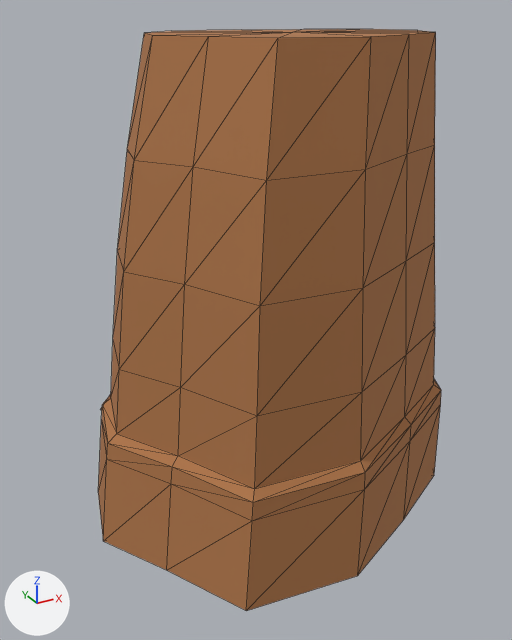
The FBX model RawAssets/Canyon/FBX/SM_CinderCanyon_Rock_A_LOD2.fbx: old version first, new version second.
Both versions are drawn from a camera (50 mm lens) standing at (-0.844, -1.405, 1.227) and looking at (-0.069, 0.004, 0.522). The axes (+X, +Y, +Z) are drawn at lower left. The lights are the same throughout. The first picture is the older version. Mesh edges are drawn as thin lines. Where no turn or scale is listed for an object, it has been applied to the vertices.

In view in the first picture: 'SM_CinderCanyon_Rock_A_LOD2'.
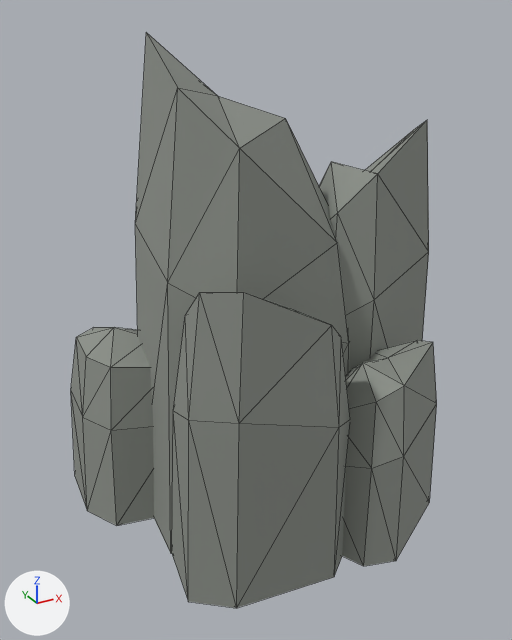
Pixel boxes [x1, y1, x2, y2] of what changed, in the pictures (512 x 640 px):
'SM_CinderCanyon_Rock_A_LOD2', recoloured, reshaped (7% wider)
    before: [98, 29, 441, 611]
    after: [71, 32, 437, 608]
part 1 of me_sm_cindercanyon_rock_a_lod2_mesh_001, rebuilt (37% narrower, 10% shorter)
    before: [98, 29, 441, 611]
    after: [135, 32, 350, 553]
part 2 of me_sm_cindercanyon_rock_a_lod2_mesh_001, added
    after: [319, 120, 429, 372]
part 3 of me_sm_cindercanyon_rock_a_lod2_mesh_001, added
    after: [172, 292, 350, 608]
part 4 of me_sm_cindercanyon_rock_a_lod2_mesh_001, added
    after: [342, 340, 437, 566]
part 5 of me_sm_cindercanyon_rock_a_lod2_mesh_001, added
    after: [71, 327, 154, 525]

What changed in the scene script:
```text
Change mat_m_cindercanyonrock:
    mat_m_cindercanyonrock.base_color: (0.43, 0.18, 0.065) -> (0.27, 0.29, 0.26)  # brown #af7648 -> grey #8e938b
Change me_sm_cindercanyon_rock_a_lod2_mesh_001:
    used by ob_sm_cindercanyon_rock_a_lod2; location = (0.0, 0.0, 0.0)
    remove me_sm_cindercanyon_rock_a_lod2_mesh_001.from_pydata(...)  # 122 vertices, 228 faces; spans x -0.5..0.5, y -0.39..0.39, z 0.0..1.18
    add me_sm_cindercanyon_rock_a_lod2_mesh_001.from_pydata(...)  # 130 vertices, 240 faces; spans x -0.5..0.5, y -0.39..0.39, z 0.0..1.18
    me_sm_cindercanyon_rock_a_lod2_mesh_001 part 1: the loose piece of 98 vertices spanning x -0.5..0.5, y -0.39..0.381, z 0.005..1.18 is rebuilt with 26 vertices and now spans x -0.368..0.246, y -0.206..0.339, z 0.0..1.18
    me_sm_cindercanyon_rock_a_lod2_mesh_001 part 2: a new loose piece of 26 vertices spanning x 0.052..0.5, y -0.124..0.343, z 0.018..0.972, in mat_m_cindercanyonrock (grey #8e938b)
    me_sm_cindercanyon_rock_a_lod2_mesh_001 part 3: a new loose piece of 26 vertices spanning x -0.392..0.028, y -0.362..-0.025, z 0.0..0.745, in mat_m_cindercanyonrock (grey #8e938b)
    me_sm_cindercanyon_rock_a_lod2_mesh_001 part 4: a new loose piece of 26 vertices spanning x -0.039..0.332, y -0.39..-0.033, z 0.0..0.494, in mat_m_cindercanyonrock (grey #8e938b)
    me_sm_cindercanyon_rock_a_lod2_mesh_001 part 5: a new loose piece of 26 vertices spanning x -0.5..-0.18, y 0.023..0.39, z 0.0..0.484, in mat_m_cindercanyonrock (grey #8e938b)
    other edits to the shape of me_sm_cindercanyon_rock_a_lod2_mesh_001 do not show in these pictures
```
